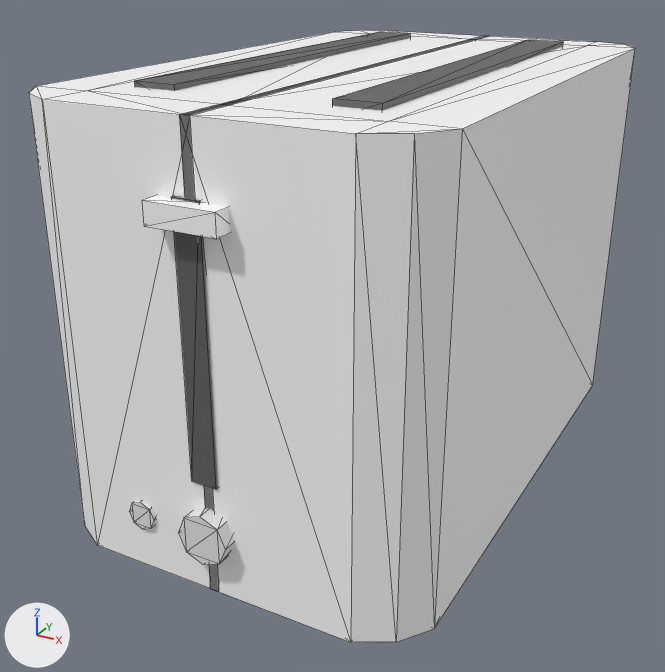
The glTF model assets/objects/Electronics/Toaster/Toaster.glb: old version first, new version second.
Camera for both pictures: a camera (50 mm lens) standing at (1.33, -2.72, 1.39) and looking at (-0.07, -0.17, 0.11). The lights are fixed; the arrows at lower left show +X, +Y and +Z. The first picture is the older version. Mesh edges are drawn as thin lines. Where no turn or scale is listed for an object, it has been applied to the vertices. Vertices at exactly the same position are counted once.
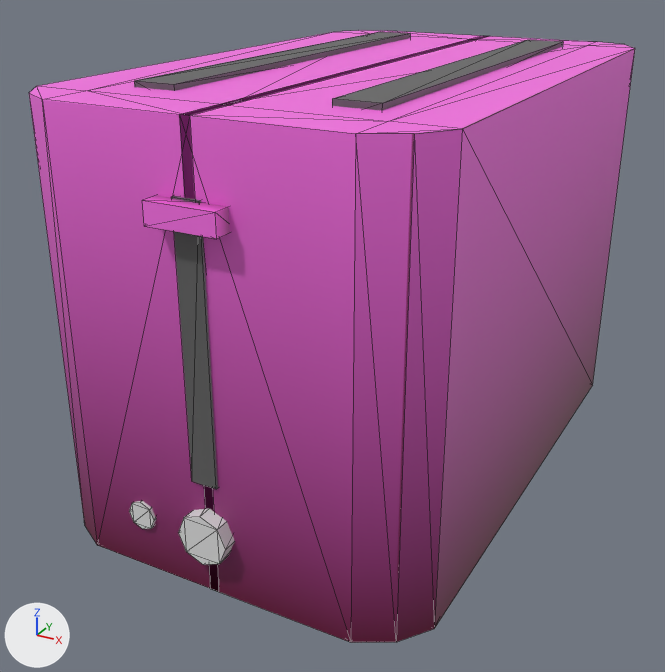
The change, as a list of edits to the scene's bpy script:
```text
Add img_button_texture:
    img_button_texture = load_image('Button Texture', '_unpacked/Button_Texture', 1024, 1024, 'sRGB')
Add img_base_texture:
    img_base_texture = load_image('Base Texture', '_unpacked/Base_Texture', 1024, 1024, 'sRGB')
Change mat_material:
    remove mat_material.base_color = (1.0, 1.0, 1.0)  # white #ffffff
    add mat_material.texture = img_base_texture
Add mat_material_002:
    mat_material_002 = principled_material('Material.002')
    mat_material_002.texture = img_button_texture
Change me_cube:
    where me_cube.from_pydata(...)  # 48 vertices, 88 faces; spans x -0.62..0.62, y -1.0..1.0, z -0.36..1.0
    used by ob_cube; location = (0.0, 0.0, 0.0)
    me_cube part 1: texture (UV) coordinates of 88 of 88 faces, centred in x -0.62..0.62, y -1.0..1.0, z -0.36..1.0, changed; they spanned u 0.12..0.88, v 0.0..1.0 and now span u 0.0..1.0, v 0.0..0.8
Change me_cylinder:
    where me_cylinder.from_pydata(...)  # 16 vertices, 28 faces; spans x -0.08..0.08, y -0.08..0.08, z -0.08..0.08
    add me_cylinder.materials.append(mat_material_002)  # picture img_button_texture
Change me_cylinder_001:
    where me_cylinder_001.from_pydata(...)  # 16 vertices, 28 faces; spans x -0.0465..0.0465, y -0.0465..0.0465, z -0.0465..0.0465
    add me_cylinder_001.materials.append(mat_material_002)  # picture img_button_texture
```

Location of each change, [x1, y1, x2, y2] in pixels of the pictures (665 x 672 px):
'Cube', surface changed (white to pink)
    both: [29, 30, 635, 642]
'Plane.001', surface changed (white to pink)
    both: [142, 195, 230, 239]
